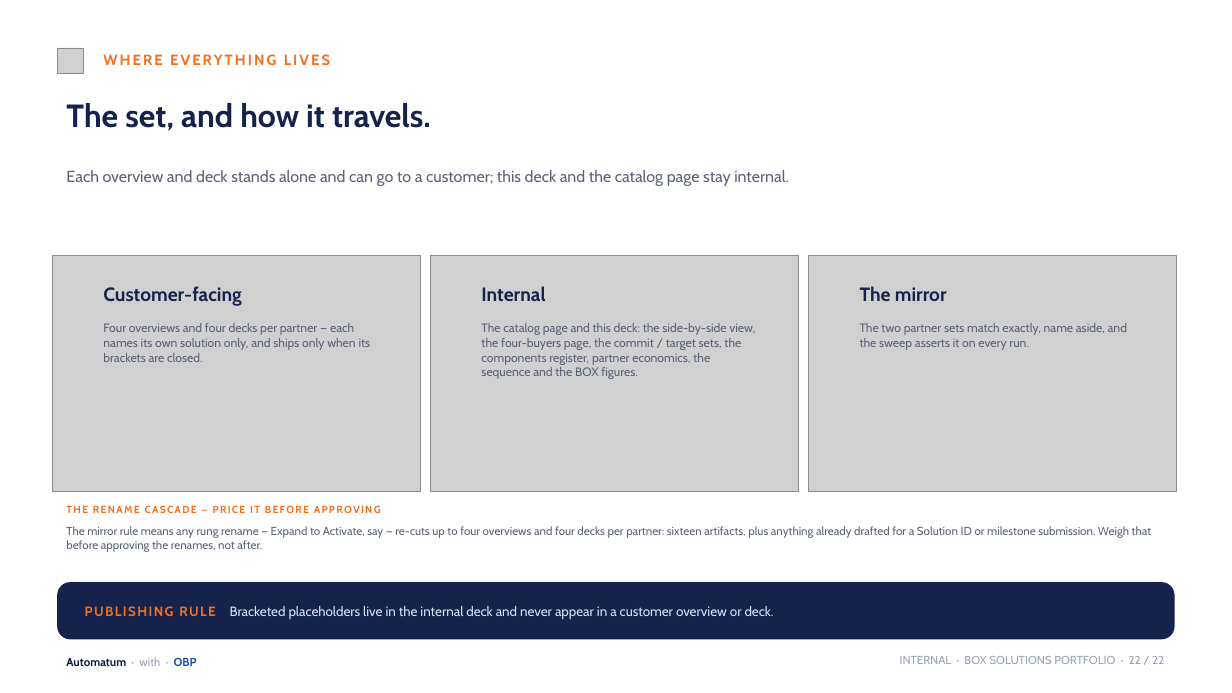
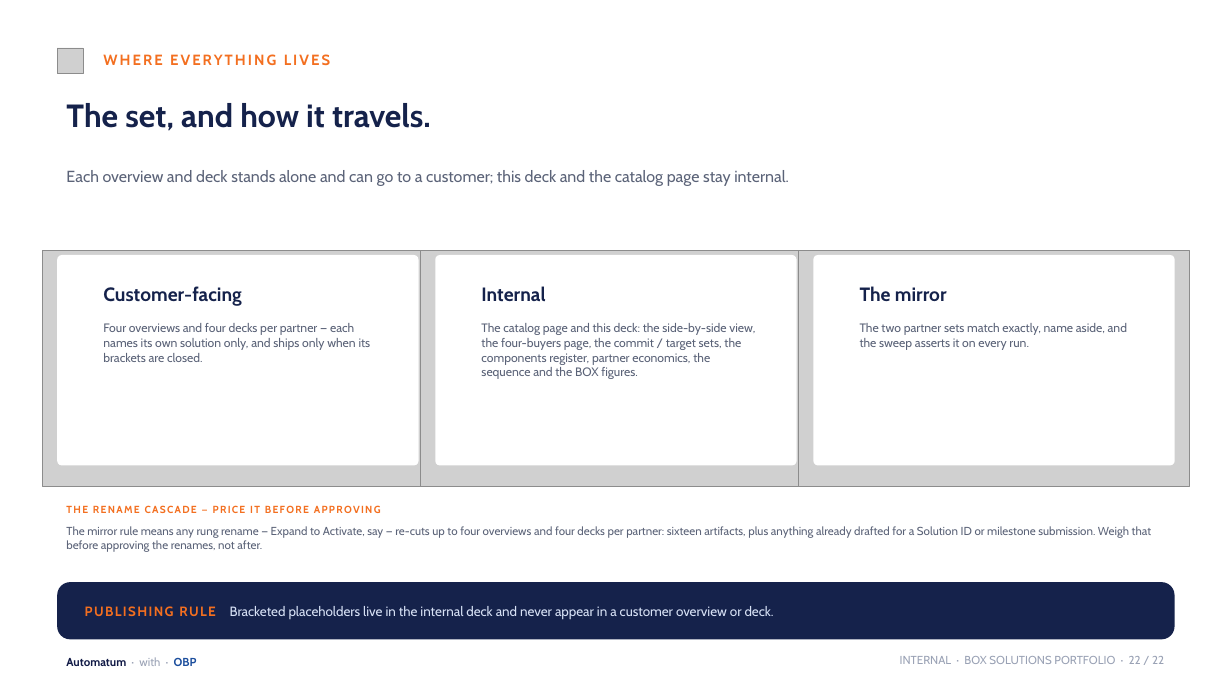
Before and after one commit to KianteEvans/barberbook, a slide deck: slide 22 of docs/deck/BOX_Solutions_Revised.pptx. Drawn at 1232x693 pixels with LibreOffice and Linux fonts; fonts in the diff are those of the drawing; grey boxes stand for pictures; background and template pictures are left out. Boxes give left, top, right and bottom in pixels: in the first picture for what was removed or moved away, otherwise in the second. Text is boxed around its words. In the diff, an @@ line names an element or a change of style, - is before the commit and + after.

```diff
--- a/docs/deck/BOX_Solutions_Revised.pptx
+++ b/docs/deck/BOX_Solutions_Revised.pptx
@@ picture: place and size @@
-picture at (52, 255, 421, 492)
+picture at (43, 250, 433, 487)
@@ rounded rectangle added at (57, 255, 419, 466), fill #FFFFFF @@
@@ picture: place and size @@
-picture at (431, 255, 799, 492)
+picture at (421, 250, 811, 487)
@@ rounded rectangle added at (435, 255, 797, 466), fill #FFFFFF @@
@@ picture: place and size @@
-picture at (809, 255, 1177, 492)
+picture at (799, 250, 1189, 487)
@@ rounded rectangle added at (813, 255, 1175, 466), fill #FFFFFF @@
```
Also in this commit, not shown: 11 other slides changed, 1 other file.
